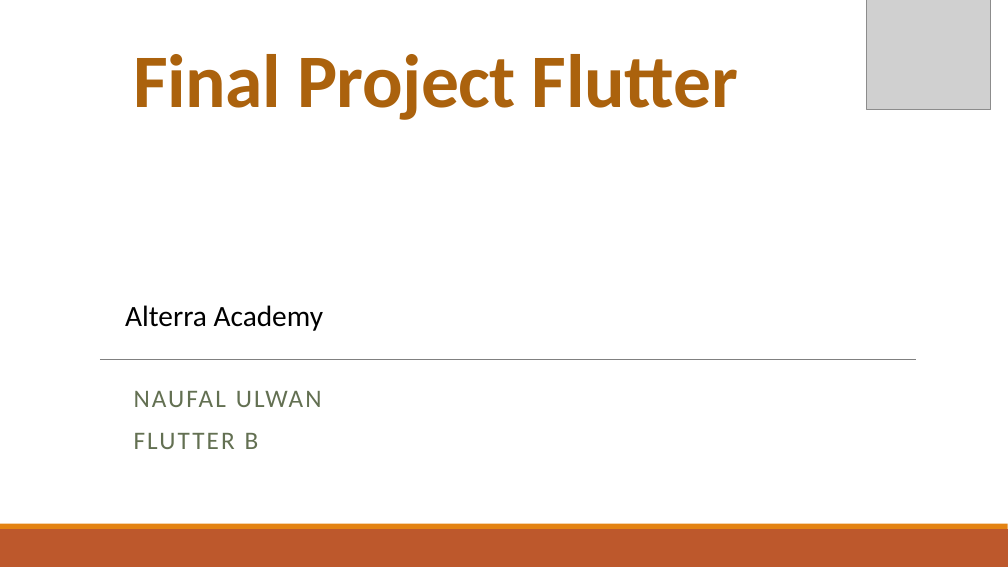
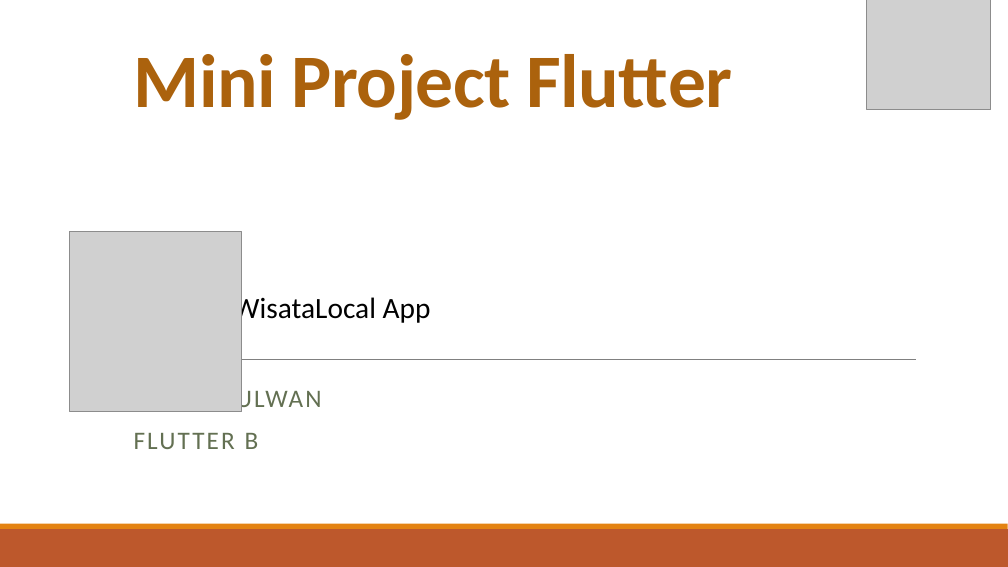
Before and after one commit to naufalulwan/flutter_Naufal-Ulwan, a slide deck: slide 1 of 28_Mini Project/Proposal Mini Project - WisataLocal.pptx. Drawn at 1008x567 pixels with LibreOffice and Linux fonts; fonts in the diff are those of the drawing; grey boxes stand for pictures. Boxes give left, top, right and bottom in pixels: in the first picture for what was removed or moved away, otherwise in the second. Text is boxed around its words. In the diff, an @@ line names an element or a change of style, - is before the commit and + after.

Commit message:
Update mini project

```diff
--- a/28_Mini Project/Proposal Mini Project - WisataLocal.pptx
+++ b/28_Mini Project/Proposal Mini Project - WisataLocal.pptx
@@ title at (x1=134, y1=54, x2=733, y2=120): text changed @@
-Final Project Flutter
+Mini Project Flutter
@@ picture added at (x1=70, y1=231, x2=242, y2=412) @@
@@ text at (x1=233, y1=293, x2=431, y2=325): text changed @@
-Alterra Academy
+WisataLocal App
```
Also in this commit, not shown: 4 other slides changed, 33 other files.
